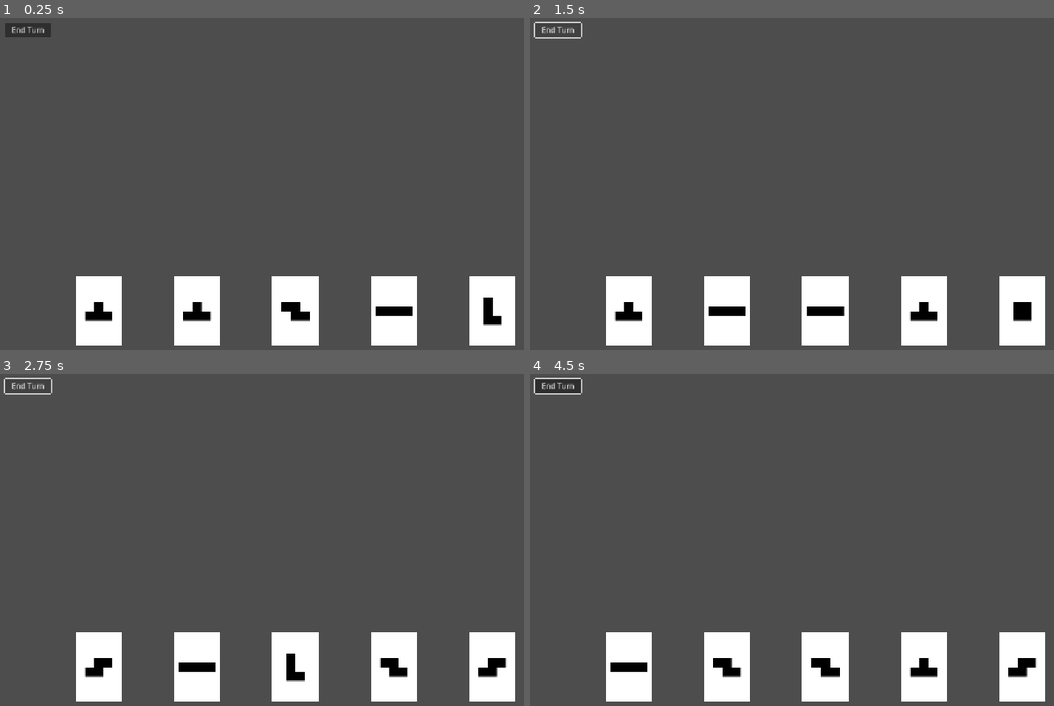
Above: before the commit, frames 1-4 (two rows, left to right).
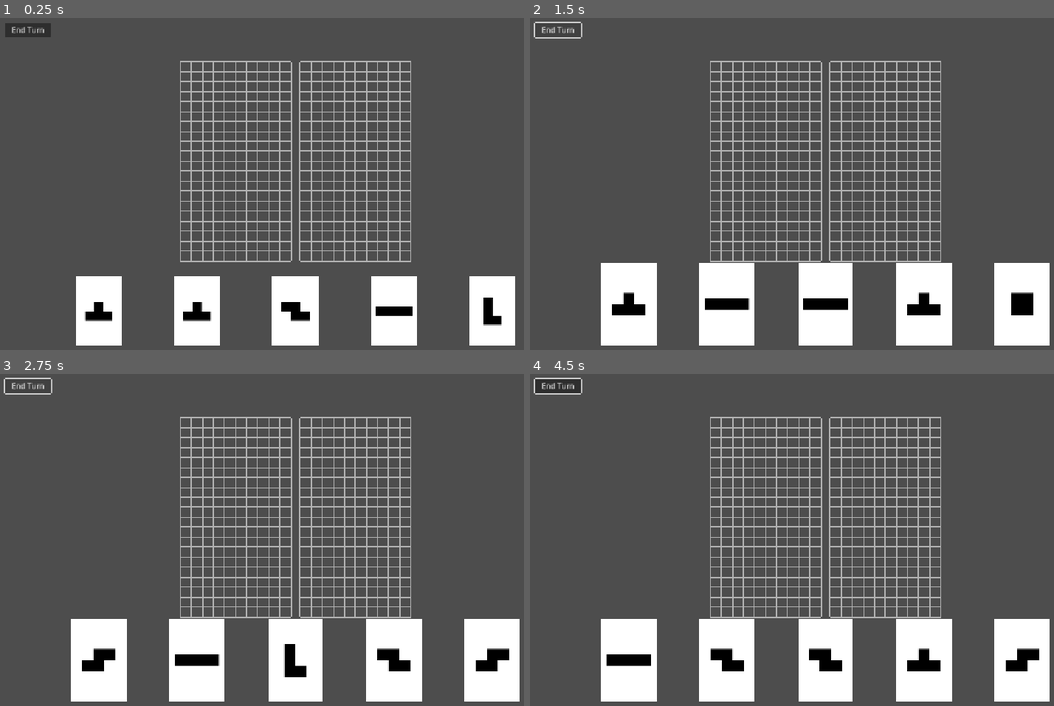
Above: after the commit, the same moments.

Repository: dBinet/SquirrelAttack
Game: Godot game, scene res://scenes/Main.tscn
The game is run twice, just before and just after one commit, with the same random seed, the same clock (stepped at 60 frames per second) and the same inputs.
Inputs (mouse positions are in pixels of both pictures, inside the frame that each line leads up to):
- Up to frame 1 (0.25 s): no input
- Up to frame 2 (1.5 s): click "End Turn" at 0.5 s; click "End Turn" at 1.25 s
- Up to frame 3 (2.75 s): click "End Turn" at 2 s
- Up to frame 4 (4.5 s): tap Enter at 2.75, 4.25 s; move the mouse to (954, 523) at 2.77 s; click (954, 523) at 2.92 s; tap Space at 3.5 s; drag from (708, 556) to (797, 606) at 3.52 s; move the mouse to (886, 466) at 4.27 s; click (886, 466) at 4.42 s

The runs differ from the first frame. In frame 1, 5.8% of the frame differs, in the area x 34-79%, y 12-74%; in frame 2, 11%; in frame 3, 11%; in frame 4, 11%, in the area x 13-100%, y 12-99%.
Error before the commit: Parse Error: Cannot infer the type of "off_x" variable because the value doesn't have a set type. (res://scripts/Grid.gd:38)

Commit message:
Fix typed variable inference in Grid script

Diff:
--- a/scripts/Grid.gd
+++ b/scripts/Grid.gd
@@ -33,21 +33,21 @@
     # Use the first block as the alignment reference. The piece must be
     # reasonably close to the grid so that all blocks share the same offset.
     var first_local := to_local(positions[0])
-    var cell_x := first_local.x / CELL_SIZE
-    var cell_y := first_local.y / CELL_SIZE
-    var off_x := cell_x - round(cell_x)
-    var off_y := cell_y - round(cell_y)
+    var cell_x: float = first_local.x / CELL_SIZE
+    var cell_y: float = first_local.y / CELL_SIZE
+    var off_x: float = cell_x - round(cell_x)
+    var off_y: float = cell_y - round(cell_y)
     if abs(off_x) > 0.25 or abs(off_y) > 0.25:
         return result
 
     for pos in positions:
         var local := to_local(pos)
-        var lx := local.x / CELL_SIZE - off_x
-        var ly := local.y / CELL_SIZE - off_y
+        var lx: float = local.x / CELL_SIZE - off_x
+        var ly: float = local.y / CELL_SIZE - off_y
         if abs(lx - round(lx)) > 0.25 or abs(ly - round(ly)) > 0.25:
             return []
-        var ix := int(round(lx))
-        var iy := int(round(ly))
+        var ix: int = int(round(lx))
+        var iy: int = int(round(ly))
         result.append(Vector2i(ix, iy))
     return result
 
